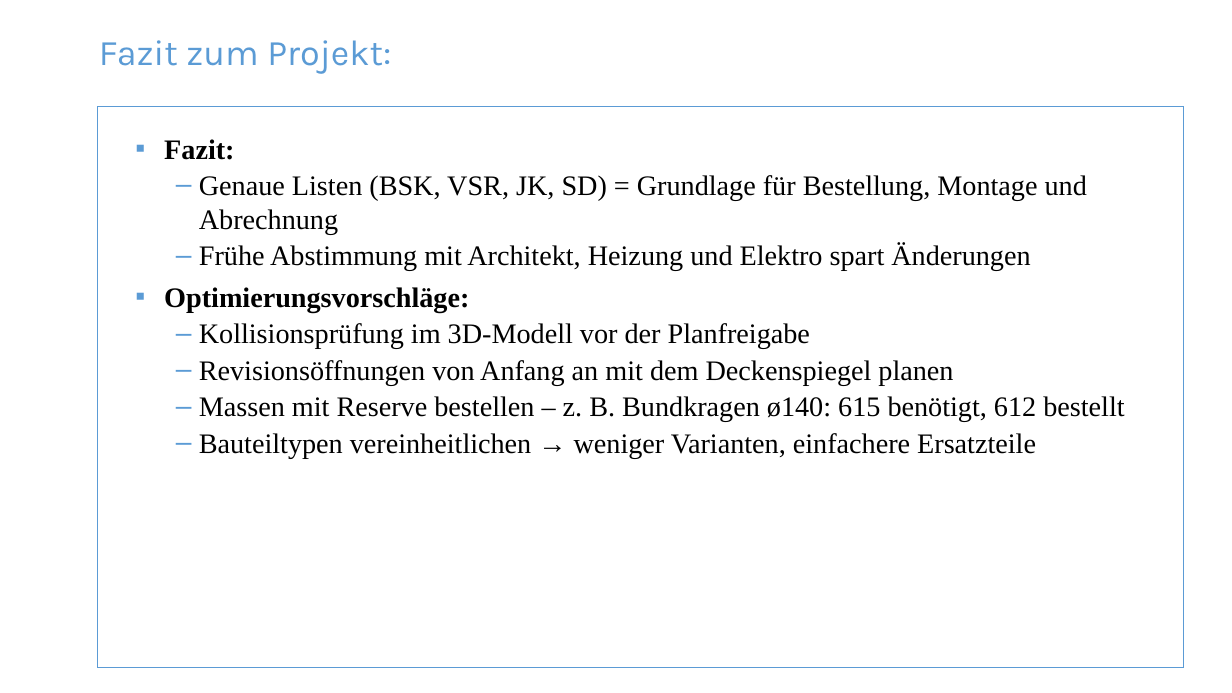
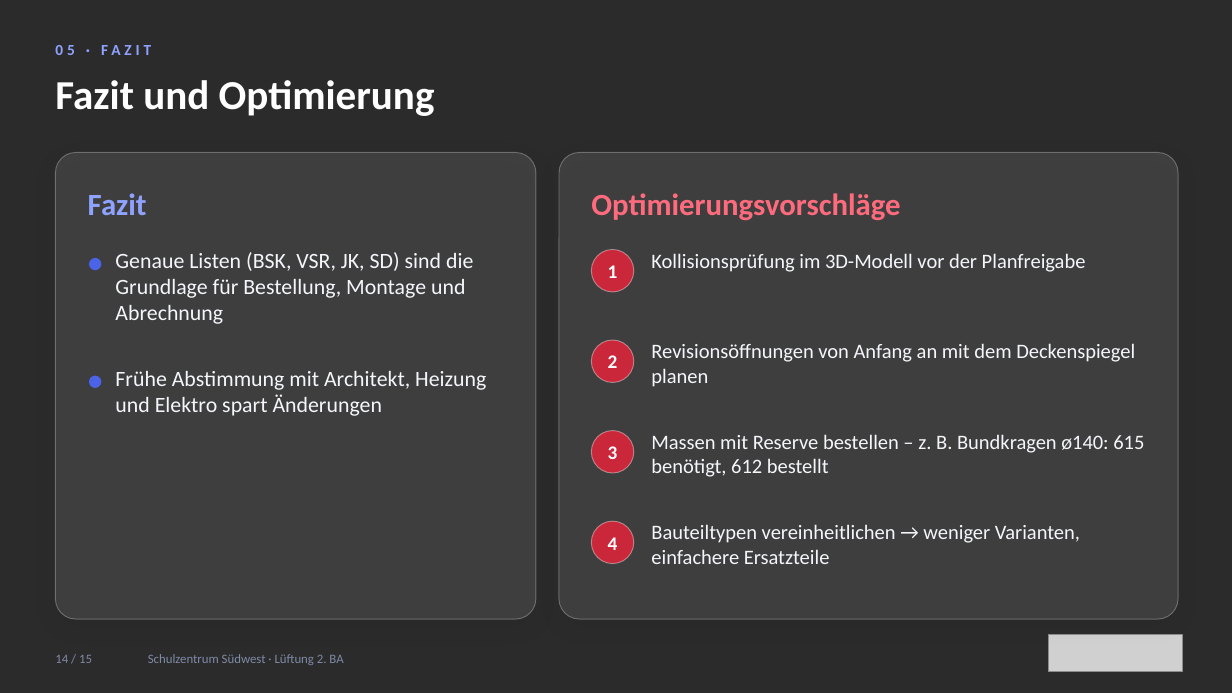
Before and after one commit to notkonsti/Pptx-for-School, a slide deck: slide 14 of Praesentation_AP2_Schulzentrum_Suedwest.pptx (slide 13 before the commit). Drawn at 1232x693 pixels with LibreOffice and Linux fonts; fonts in the diff are those of the drawing; grey boxes stand for pictures; background and template pictures are left out; a plain dark background stands for a picture behind light text. Boxes give left, top, right and bottom in pixels: in the first picture for what was removed or moved away, otherwise in the second. Text is boxed around its words. In the diff, an @@ line names an element or a change of style, - is before the commit and + after.

```diff
--- a/Praesentation_AP2_Schulzentrum_Suedwest.pptx
+++ b/Praesentation_AP2_Schulzentrum_Suedwest.pptx
@@ background #FFFFFF to picture (left out) @@
@@ text added at box(55, 45, 151, 55), 12 pt, text #8FA2FF, bold @@
+05 · FAZIT
@@ text at box(55, 80, 435, 116): text changed; size 28 to 32 pt; font Karla to Calibri; text colour #5B9BD5 to #FFFFFF; bold on @@
-Fazit zum Projekt:
+Fazit und Optimierung
@@ text "Fazit und Optimierung" at box(55, 80, 435, 116): vertical alignment top to middle @@
@@ rectangle removed at box(97, 107, 1184, 668) @@
@@ text removed at box(164, 139, 1124, 458) @@
-▪ Fazit:
-  – Genaue Listen (BSK, VSR, JK, SD) = Grundlage für Bestellung, Montage und Abrechnung
-  – Frühe Abstimmung mit Architekt, Heizung und Elektro spart Änderungen
-▪ Optimierungsvorschläge:
-  – Kollisionsprüfung im 3D-Modell vor der Planfreigabe
-  – Revisionsöffnungen von Anfang an mit dem Deckenspiegel planen
-  – Massen mit Reserve bestellen – z. B. Bundkragen ø140: 615 benötigt, 612 bestellt
-  – Bauteiltypen vereinheitlichen → weniger Varianten, einfachere Ersatzteile
@@ rounded rectangle added at box(55, 152, 536, 619), fill #FFFFFF at 10% opacity, outline #FFFFFF 0.75 pt @@
@@ rounded rectangle added at box(559, 152, 1178, 619), fill #FFFFFF at 10% opacity, outline #FFFFFF 0.75 pt @@
@@ text added at box(88, 193, 147, 215), 24 pt, text #8FA2FF, bold @@
+Fazit
@@ text added at box(591, 193, 900, 220), 24 pt, text #FF6B7D, bold @@
+Optimierungsvorschläge
@@ ellipse added at box(90, 259, 101, 270), fill #4A63E7, outline #4A63E7 1 pt @@
@@ text added at box(115, 252, 473, 324), 17 pt, text #F4F6FB @@
+Genaue Listen (BSK, VSR, JK, SD) sind die Grundlage für Bestellung, Montage und Abrechnung
@@ ellipse added at box(592, 250, 634, 292), fill #E3243B at 85% opacity, outline #FFFFFF 0.75 pt @@
@@ text added at box(608, 265, 618, 278), 15 pt, text #FFFFFF, bold @@
+1
@@ text added at box(651, 253, 1086, 272), 16 pt, text #F4F6FB @@
+Kollisionsprüfung im 3D-Modell vor der Planfreigabe
@@ ellipse added at box(592, 340, 634, 383), fill #E3243B at 85% opacity, outline #FFFFFF 0.75 pt @@
@@ text added at box(608, 355, 618, 368), 15 pt, text #FFFFFF, bold @@
+2
@@ text added at box(651, 343, 1135, 387), 16 pt, text #F4F6FB @@
+Revisionsöffnungen von Anfang an mit dem Deckenspiegel planen
@@ ellipse added at box(90, 376, 101, 387), fill #4A63E7, outline #4A63E7 1 pt @@
@@ text added at box(115, 371, 486, 416), 17 pt, text #F4F6FB @@
+Frühe Abstimmung mit Architekt, Heizung und Elektro spart Änderungen
@@ ellipse added at box(592, 431, 634, 473), fill #E3243B at 85% opacity, outline #FFFFFF 0.75 pt @@
@@ text added at box(608, 446, 618, 459), 15 pt, text #FFFFFF, bold @@
+3
@@ text added at box(651, 434, 1144, 477), 16 pt, text #F4F6FB @@
+Massen mit Reserve bestellen – z. B. Bundkragen ø140: 615 benötigt, 612 bestellt
@@ ellipse added at box(592, 521, 634, 564), fill #E3243B at 85% opacity, outline #FFFFFF 0.75 pt @@
@@ text added at box(608, 537, 618, 550), 15 pt, text #FFFFFF, bold @@
+4
@@ text added at box(651, 524, 1080, 564), 16 pt, text #F4F6FB @@
+Bauteiltypen vereinheitlichen → weniger Varianten, einfachere Ersatzteile
@@ text added at box(55, 655, 92, 663), 10 pt, text #7F8AA6 @@
+14 / 15
@@ text added at box(148, 654, 343, 665), 10 pt, text #7F8AA6 @@
+Schulzentrum Südwest · Lüftung 2. BA
@@ picture added at box(1049, 635, 1183, 672) @@
```
Also in this commit, not shown: 12 other slides changed, 2 slides added, 1 slide removed.
